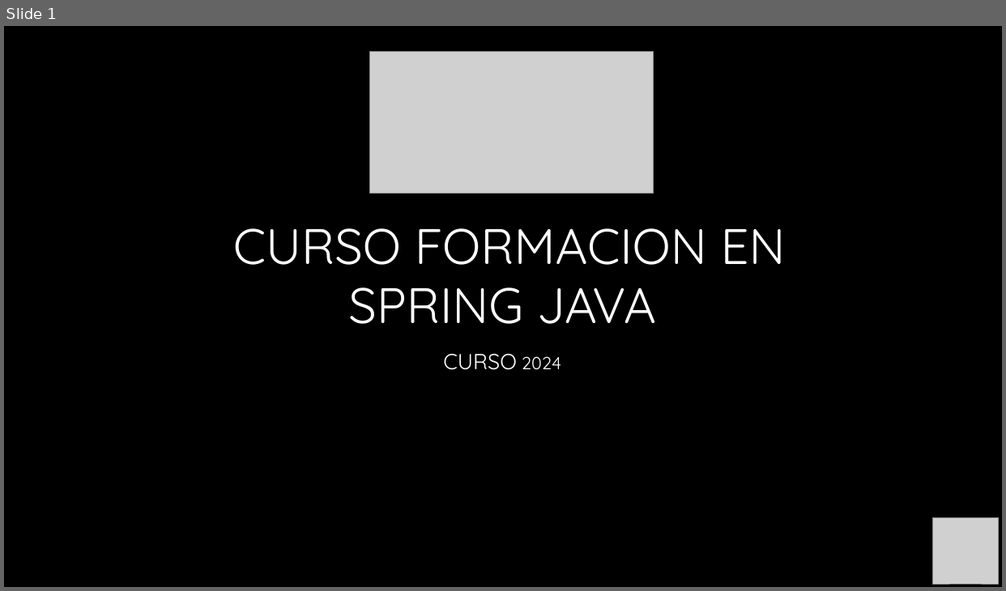
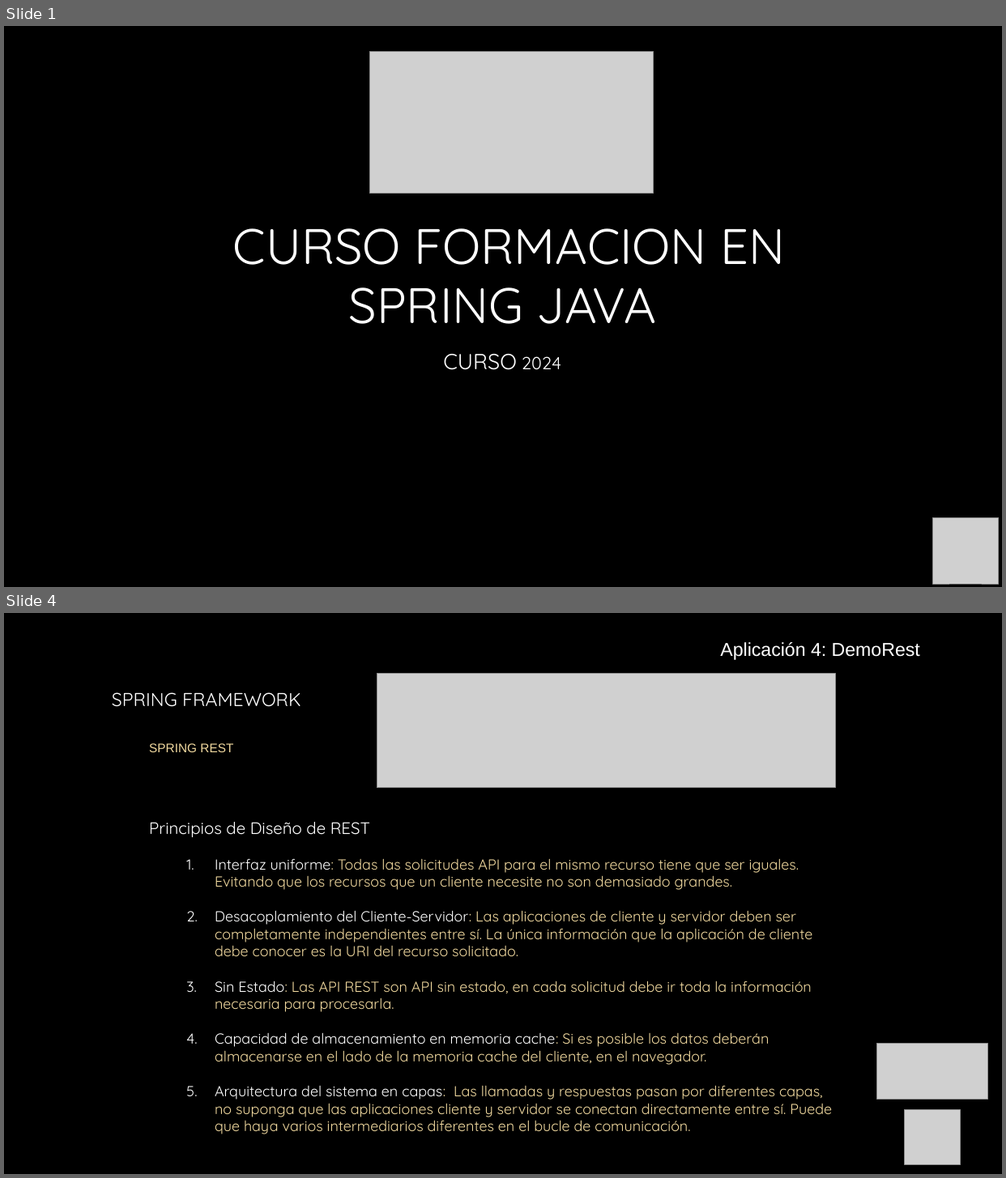
Before and after one commit to AntonioPardoRuiz/cursoSpring, a slide deck: Unidad 12- Spring Rest.pptx. Shown one above the other, each under a label of ours: slide 1 before the commit, slides 1 and 4 after it; the slides between them are not shown. The pictures are 1006x591 and 1006x1178 pixels, drawn with LibreOffice and Linux fonts; fonts in the diff are those of the drawing; grey boxes stand for pictures; background and template pictures are left out. Boxes give left, top, right and bottom in pixels: in the first picture for what was removed or moved away, otherwise in the second. Text is boxed around its words. In the diff, an @@ line names an element or a change of style, - is before the commit and + after.

Commit message:
Añadimos Spring Rest

```diff
--- a/Unidad 12- Spring Rest.pptx
+++ b/Unidad 12- Spring Rest.pptx
@@ slide 4 added at [4,613,1002,1174], background picture (left out) @@
@@ text added at [720,642,920,660], 18 pt, text #FFFFFF @@
+  Aplicación 4: DemoRest
@@ picture added at [377,674,836,788] @@
@@ text added at [112,692,832,1135], 14 pt, text #F1D99F @@
+SPRING FRAMEWORK
+  SPRING REST
+  Principios de Diseño de REST
+    1. Interfaz uniforme: Todas las solicitudes API para el mismo recurso tiene que ser iguales. Evitando que los recursos que un cliente necesite no son demasiado grandes.
+    2. Desacoplamiento del Cliente-Servidor: Las aplicaciones de cliente y servidor deben ser completamente independientes entre sí. La única información que la aplicación de cliente debe conocer es la URI del recurso solicitado.
+    3. Sin Estado: Las API REST son API sin estado, en cada solicitud debe ir toda la información necesaria para procesarla.
+    4. Capacidad de almacenamiento en memoria cache: Si es posible los datos deberán almacenarse en el lado de la memoria cache del cliente, en el navegador.
+    5. Arquitectura del sistema en capas: Las llamadas y respuestas pasan por diferentes capas, no suponga que las aplicaciones cliente y servidor se conectan directamente entre sí. Puede que haya varios intermediarios diferentes en el bucle de comunicación.
@@ picture added at [877,1044,987,1100] @@
@@ picture added at [905,1110,960,1165] @@
```
Also in this commit, not shown: 2 slides changed, 36 other slides added, 28 slides removed, 16 other files.
